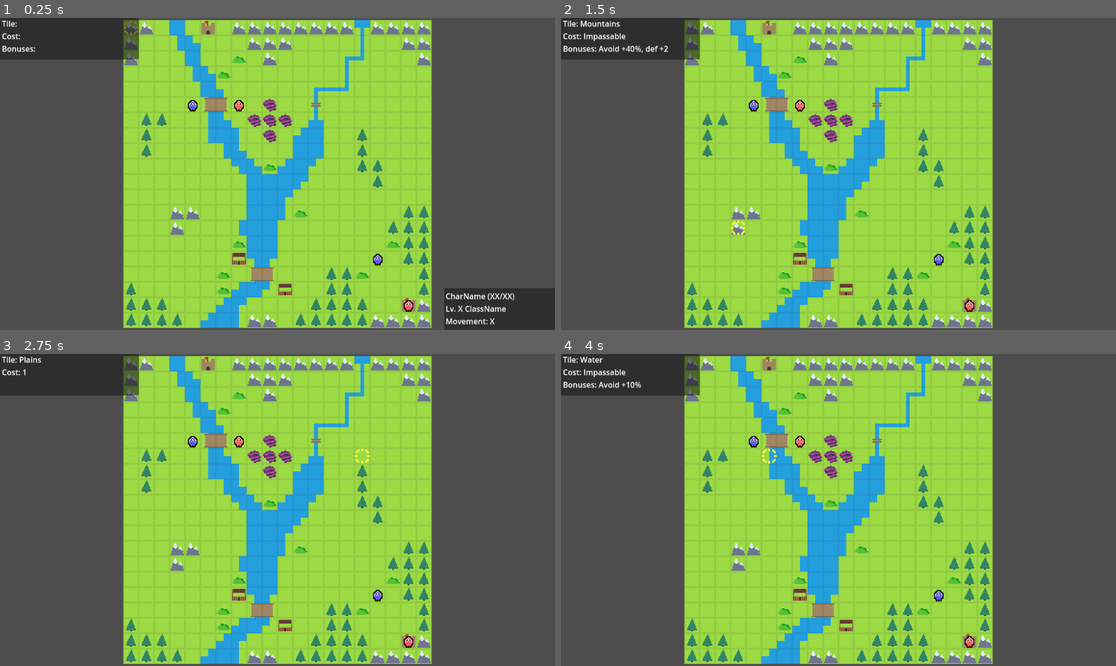
Above: before the commit, frames 1-4 (two rows, left to right).
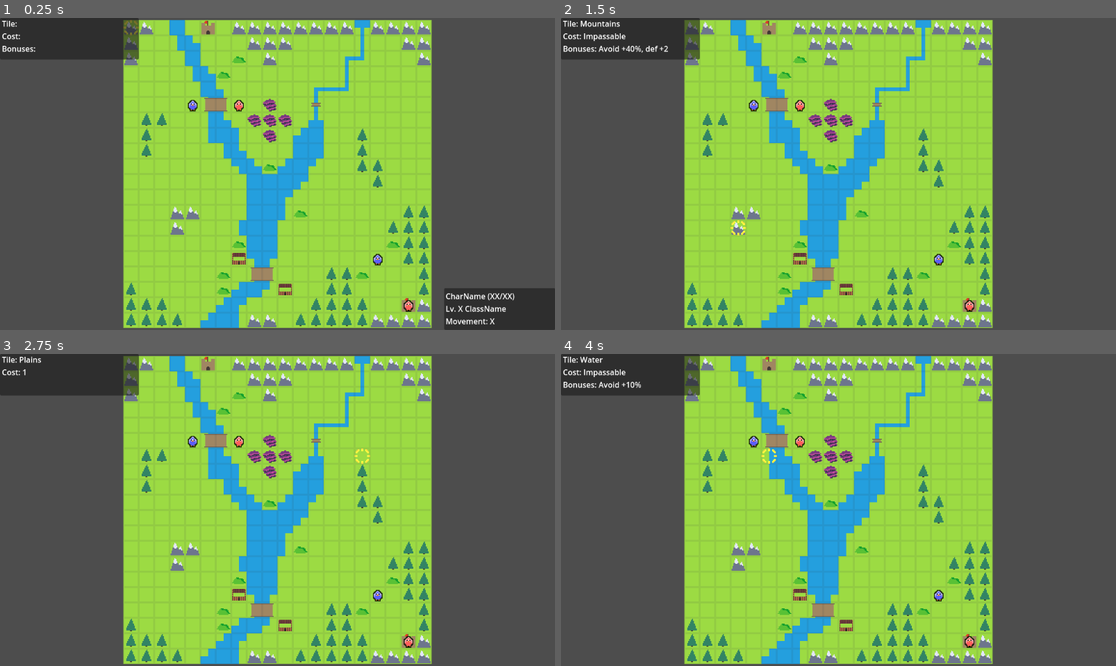
Above: after the commit, the same moments.

Repository: Kibibibit/chickenwarrior
Game: Godot game, scene res://src/scenes/main/main.tscn
The game is run twice, just before and just after one commit, with the same random seed, the same clock (stepped at 60 frames per second) and the same inputs.
Inputs (mouse positions are in pixels of both pictures, inside the frame that each line leads up to):
- Up to frame 1 (0.25 s): no input
- Up to frame 2 (1.5 s): tap Enter (ui_accept) at 0.5, 0.77, 1.25 s; move the mouse to (960, 158) at 0.52 s; hold Right (ui_right) 0.53-1.28 s; click (960, 158) at 0.67 s; move the mouse to (727, 189) at 1.27 s; hold Down (ui_down) from 1.28 s (still down)
- Up to frame 3 (2.75 s): tap Enter (ui_accept) at 1.52, 2 s; move the mouse to (333, 441) at 2.02 s; release Down (ui_down) at 2.03 s; hold Right (ui_right) from 2.03 s (still down)
- Up to frame 4 (4 s): tap Enter (ui_accept) at 2.75, 3.02, 3.5, 3.77 s; move the mouse to (810, 572) at 2.77 s; release Right (ui_right) at 2.78 s; hold Up (ui_up) 2.78-3.53 s; click (810, 572) at 2.92 s; move the mouse to (1005, 556) at 3.52 s; hold Left (ui_left) from 3.53 s (still down)

The runs differ from the first frame. In frame 1, less than 0.1% of the frame differs, in the area x 33-75%, y 26-94%; in frame 2, less than 0.1%; in frame 3, less than 0.1%; in frame 4, less than 0.1%.

Commit message:
Unit shader changes

Diff:
--- a/resources/materials/unit_shader/unit_shader.gdshader
+++ b/resources/materials/unit_shader/unit_shader.gdshader
@@ -47,7 +47,7 @@
 		color = vec3(red, green, blue);
 
 		if (moved) {
-			COLOR.rgb =  color * 0.5;
+			COLOR.rgb =  color * 0.4;
 		} else {
 			COLOR.rgb = color;
 		}
@@ -59,7 +59,7 @@
 			totalA += texture(TEXTURE, UV+(TEXTURE_PIXEL_SIZE*neighbours[i])).a;
 		}
 		if (totalA > 0.0) {
-			COLOR.a = 1.0;
+			COLOR.a = 0.8;
 			COLOR.rgb = vec3(0.0);
 		}
 	}
Not shown: 3 places in src/prefabs/maps/test_map/test_map.tscn that only renumber resources
